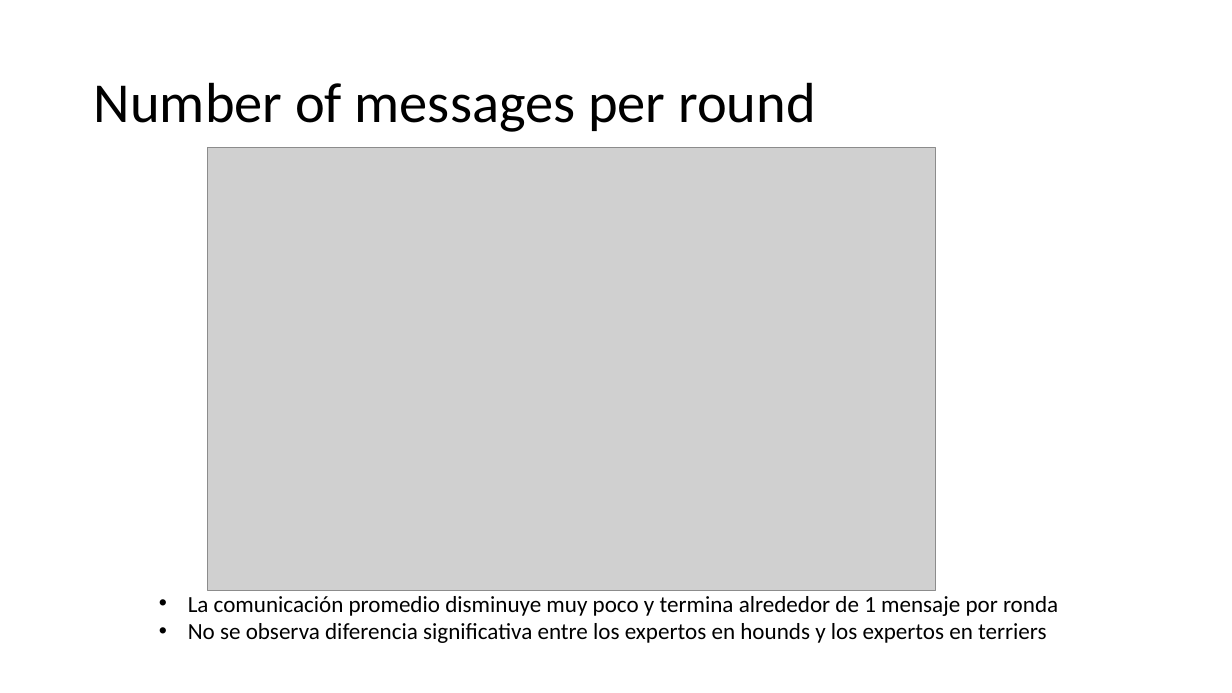
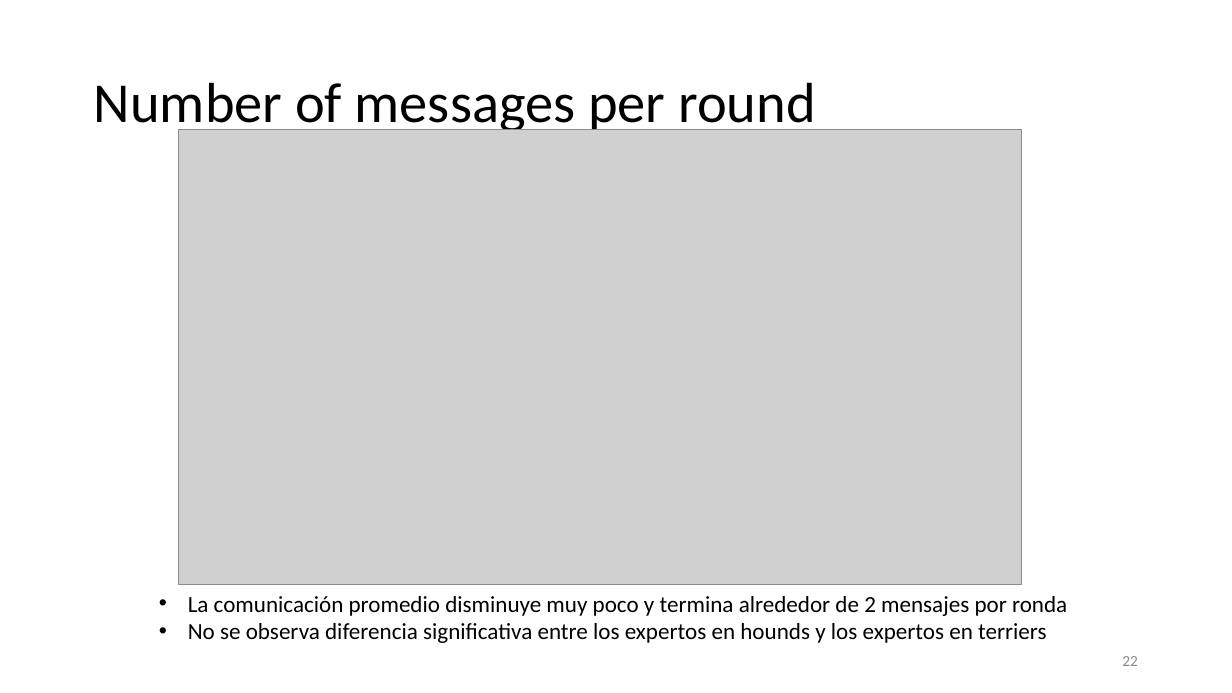
Before and after one commit to Slendercoder/DatosDLL, a slide deck: slide 22 of 12-16-18-23-27-sept-2019/Analysis/Colaboración, uso del lenguaje y comprensión.pptx (slide 15 before the commit). Drawn at 1232x693 pixels with LibreOffice and Linux fonts; fonts in the diff are those of the drawing; grey boxes stand for pictures. Boxes give left, top, right and bottom in pixels: in the first picture for what was removed or moved away, otherwise in the second. Text is boxed around its words. In the diff, an @@ line names an element or a change of style, - is before the commit and + after.

```diff
--- a/12-16-18-23-27-sept-2019/Analysis/Colaboración, uso del lenguaje y comprensión.pptx
+++ b/12-16-18-23-27-sept-2019/Analysis/Colaboración, uso del lenguaje y comprensión.pptx
@@ picture: place and size @@
-picture at [208, 148, 936, 591]
+picture at [178, 129, 1021, 585]
@@ text at [188, 596, 1067, 616]: text changed @@
-• La comunicación promedio disminuye muy poco y termina alrededor de 1 mensaje por ronda
+• La comunicación promedio disminuye muy poco y termina alrededor de 2 mensajes por ronda
@@ page number added at [1122, 656, 1138, 666], 12 pt, text #8C8C8C @@
+22
```
Also in this commit, not shown: 18 other slides changed, 15 slides added, 1 slide removed, 12 other files.
